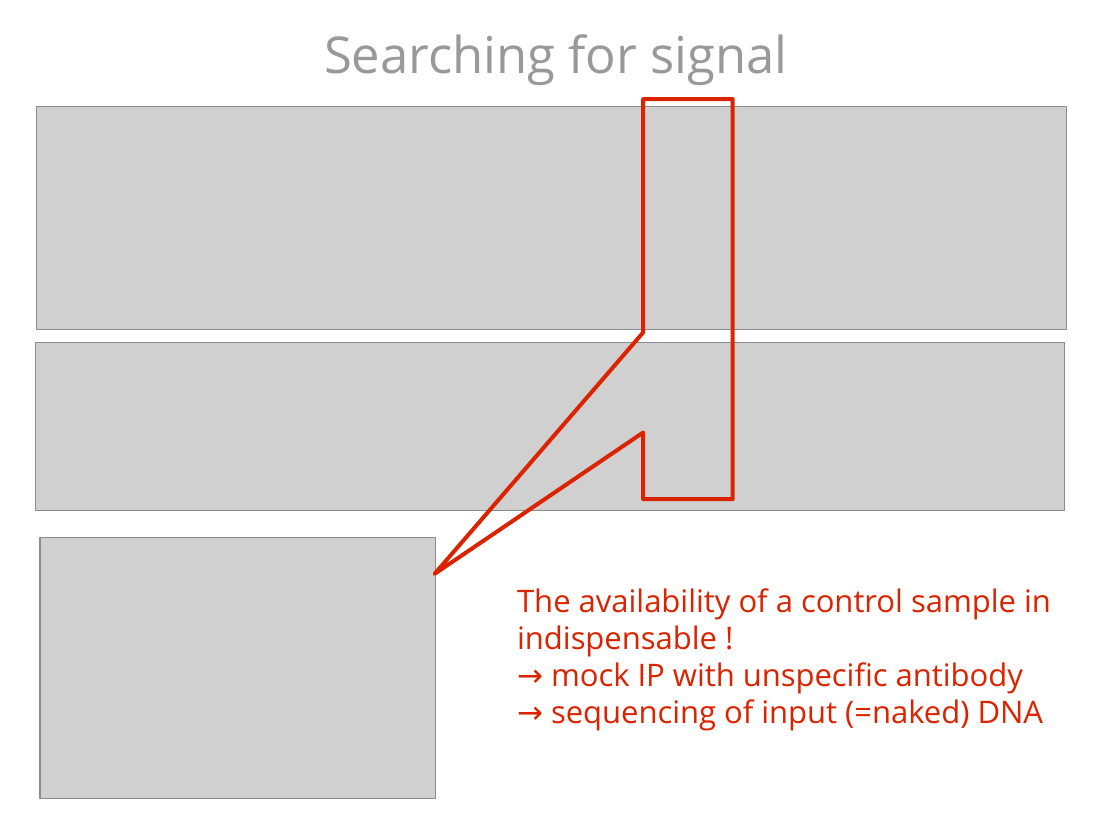
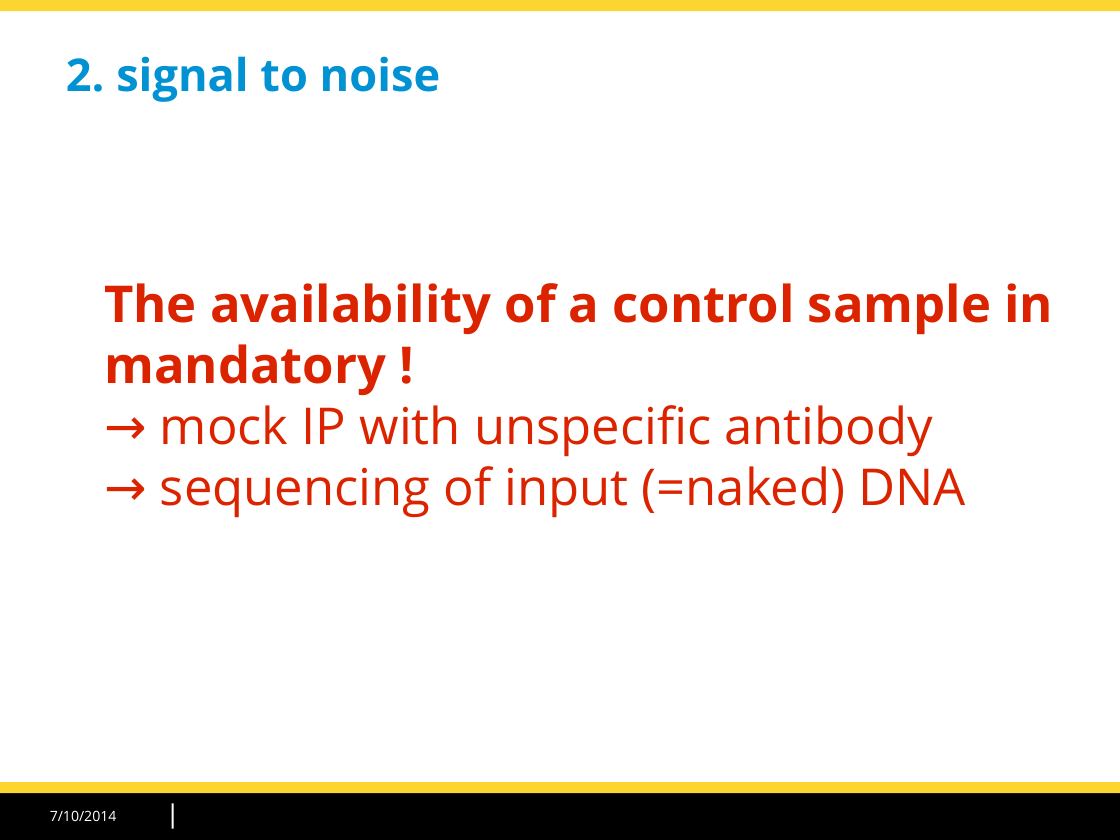
Before and after one commit to morganeTC/atelier_chip-seq_roscoff_2014, a slide deck: slide 14 of slides/chipseq_CarlHerrmann_Roscoff2014.odp (slide 10 before the commit). Drawn at 1120x840 pixels with LibreOffice and Linux fonts; fonts in the diff are those of the drawing; grey boxes stand for pictures; background and template pictures are left out. Boxes give left, top, right and bottom in pixels: in the first picture for what was removed or moved away, otherwise in the second. Text is boxed around its words. In the diff, an @@ line names an element or a change of style, - is before the commit and + after.

```diff
--- a/slides/chipseq_CarlHerrmann_Roscoff2014.odp
+++ b/slides/chipseq_CarlHerrmann_Roscoff2014.odp
@@ rectangle added at (x1=0, y1=0, x2=1120, y2=11), fill #FDD530 @@
@@ title "2. signal to noise" at (x1=66, y1=56, x2=440, y2=102): vertical alignment middle to top @@
@@ title at (x1=66, y1=56, x2=440, y2=102): text changed; size 36 to 32 pt; text colour #999999 to #0092D2; bold on @@
-Searching for signal
+2. signal to noise
@@ picture removed at (x1=37, y1=106, x2=1066, y2=329) @@
@@ speech box removed at (x1=643, y1=100, x2=733, y2=500) @@
@@ text "The availability of a control ..." moved from (x1=517, y1=588, x2=1051, y2=731) to (x1=104, y1=283, x2=1053, y2=518) @@
@@ text at (x1=104, y1=283, x2=1053, y2=518): size 22 to 36 pt; bold on in "The availability of a control sample in" @@
@@ picture removed at (x1=36, y1=343, x2=1065, y2=510) @@
@@ text at (x1=104, y1=344, x2=386, y2=396): text changed; size 22 to 36 pt; bold on @@
-indispensable !
+mandatory !
@@ picture removed at (x1=40, y1=538, x2=435, y2=799) @@
@@ rectangle added at (x1=0, y1=794, x2=1120, y2=840), fill #000000 @@
@@ rectangle added at (x1=0, y1=783, x2=1120, y2=794), fill #FDD530 @@
@@ line added from (173, 805) to (173, 828), #FFFFFF 1.42 pt @@
@@ text added at (x1=50, y1=810, x2=117, y2=821), 10 pt, text #FFFFFF @@
+7/10/2014
```
Also in this commit, not shown: 29 other slides changed, 9 slides added, 15 slides removed, 2 other files.
